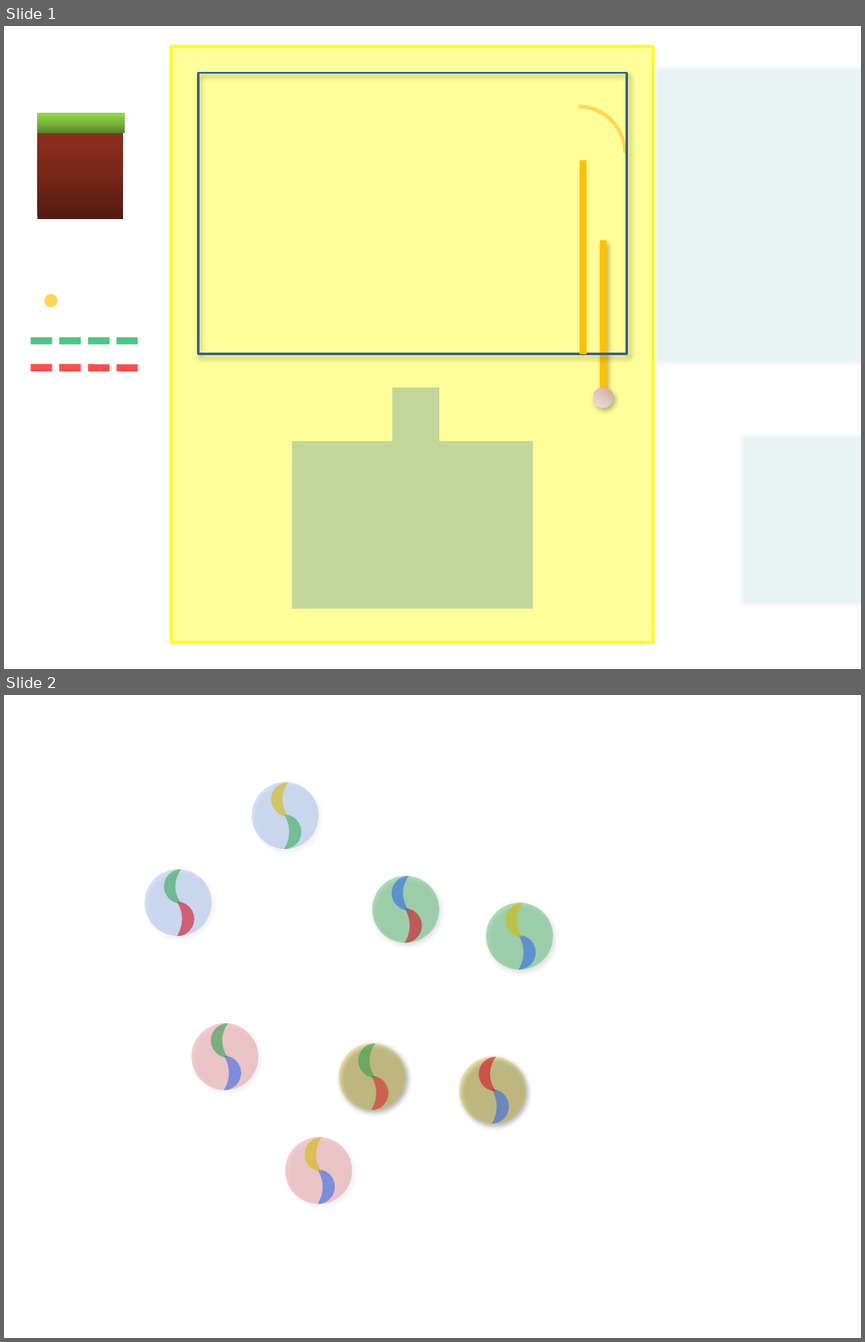
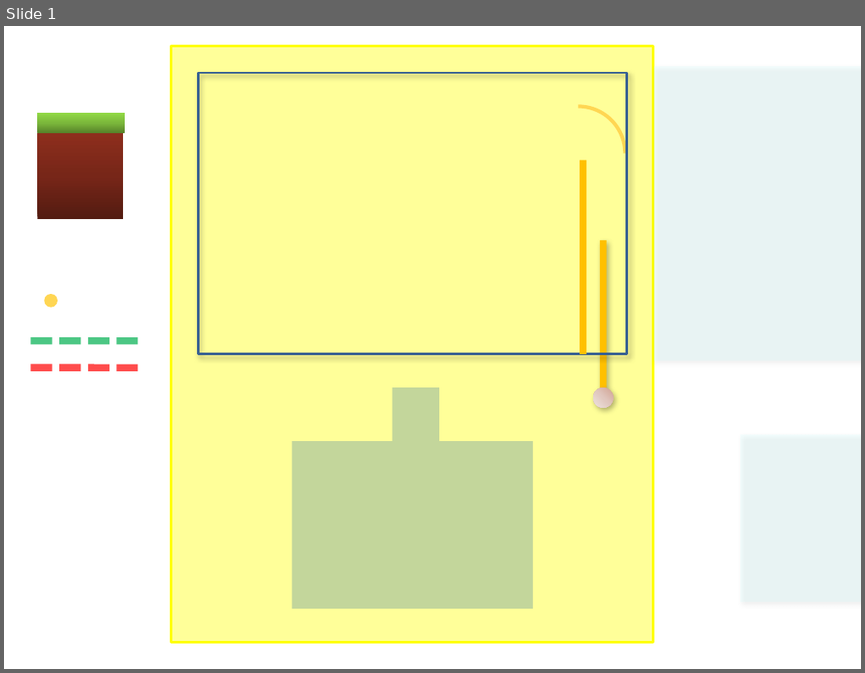
Before and after one commit to Antistable/marble-game, a slide deck: UI.pptx. Shown one above the other, each under a label of ours: slides 1 and 2 before the commit, slide 1 after it. The pictures are 865x1342 and 865x673 pixels, drawn with LibreOffice and Linux fonts; fonts in the diff are those of the drawing. Boxes give left, top, right and bottom in pixels: in the first picture for what was removed or moved away, otherwise in the second. Text is boxed around its words. In the diff, an @@ line names an element or a change of style, - is before the commit and + after.

```diff
--- a/UI.pptx
+++ b/UI.pptx
@@ slide 2 removed at <box>4,695,861,1338</box>, background #FFFFFF @@
@@ ellipse removed at <box>251,783,318,849</box> @@
@@ moon removed at <box>271,783,289,817</box> @@
@@ moon removed at <box>284,814,302,848</box> @@
@@ ellipse removed at <box>144,869,211,936</box> @@
@@ moon removed at <box>164,869,182,903</box> @@
@@ ellipse removed at <box>372,876,439,942</box> @@
@@ moon removed at <box>392,876,409,910</box> @@
@@ moon removed at <box>177,902,194,936</box> @@
@@ moon removed at <box>404,908,421,942</box> @@
@@ ellipse removed at <box>487,902,553,970</box> @@
@@ moon removed at <box>506,902,522,936</box> @@
@@ moon removed at <box>518,935,535,970</box> @@
@@ ellipse removed at <box>192,1023,258,1090</box> @@
@@ moon removed at <box>211,1023,228,1057</box> @@
@@ ellipse removed at <box>339,1043,406,1110</box> @@
@@ moon removed at <box>358,1043,375,1077</box> @@
@@ moon removed at <box>224,1055,241,1090</box> @@
@@ moon removed at <box>370,1076,388,1110</box> @@
@@ ellipse removed at <box>459,1056,526,1123</box> @@
@@ moon removed at <box>478,1056,496,1091</box> @@
@@ moon removed at <box>492,1089,509,1123</box> @@
@@ ellipse removed at <box>285,1137,352,1204</box> @@
@@ moon removed at <box>305,1137,322,1171</box> @@
@@ moon removed at <box>318,1168,335,1203</box> @@
```
Also in this commit, not shown: 1 slide added, 26 other files.
